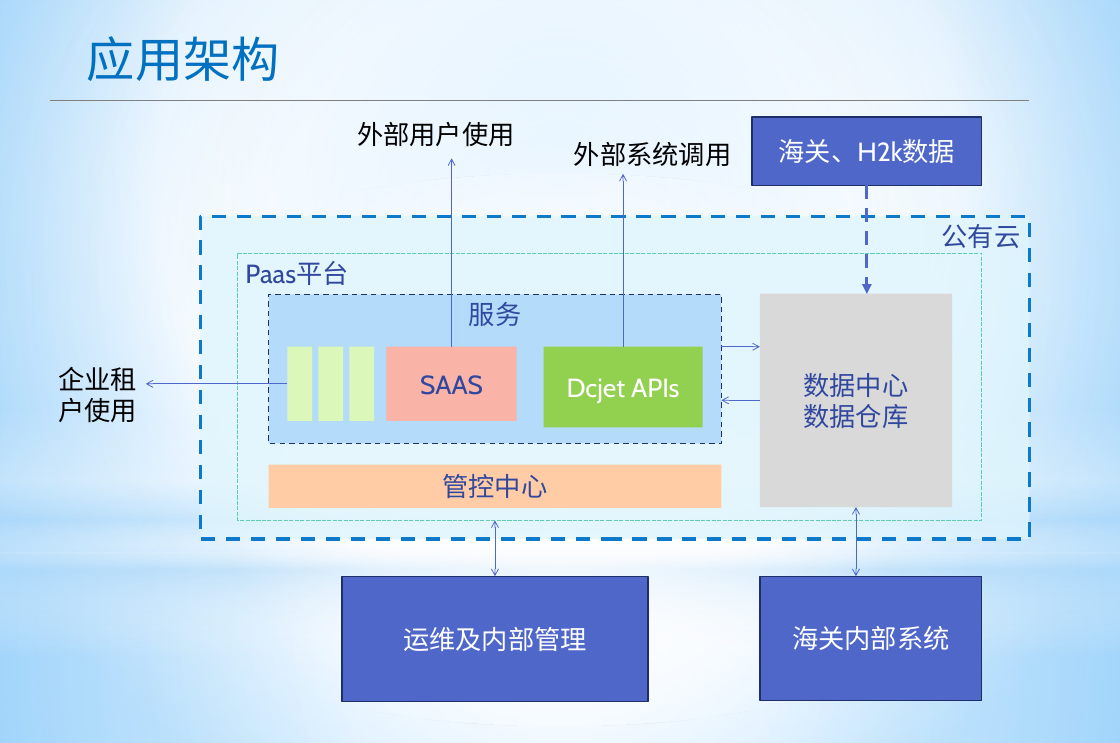
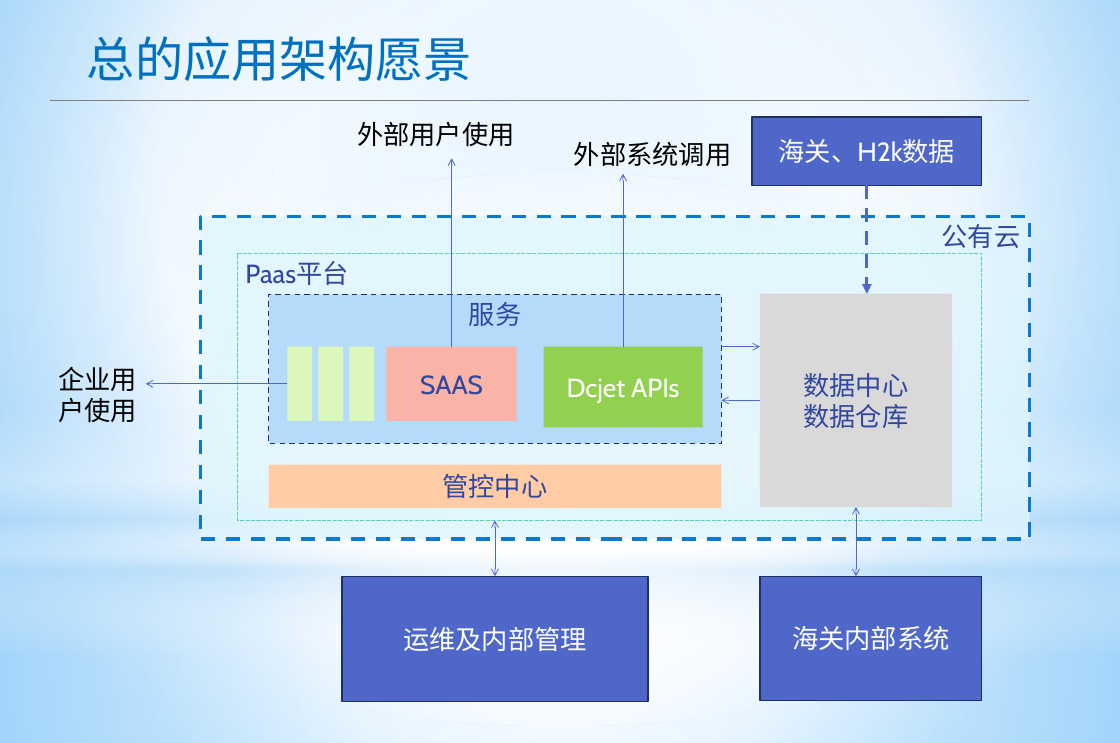
Before and after one commit to apporoad/DesignAndScheme2017, a slide deck: slide 14 of c云服务架构/Paas架构设计.pptx (slide 13 before the commit). Drawn at 1120x743 pixels with LibreOffice and Linux fonts; fonts in the diff are those of the drawing. Boxes give left, top, right and bottom in pixels: in the first picture for what was removed or moved away, otherwise in the second. Text is boxed around its words. In the diff, an @@ line names an element or a change of style, - is before the commit and + after.

```diff
--- a/c云服务架构/Paas架构设计.pptx
+++ b/c云服务架构/Paas架构设计.pptx
@@ text at <box>87,36,472,81</box>: text changed @@
-应用架构
+总的应用架构愿景
@@ text at <box>58,367,137,391</box>: text changed @@
-企业租
+企业用
```
Also in this commit, not shown: 1 other slide changed, 3 slides added, 12 other files.
